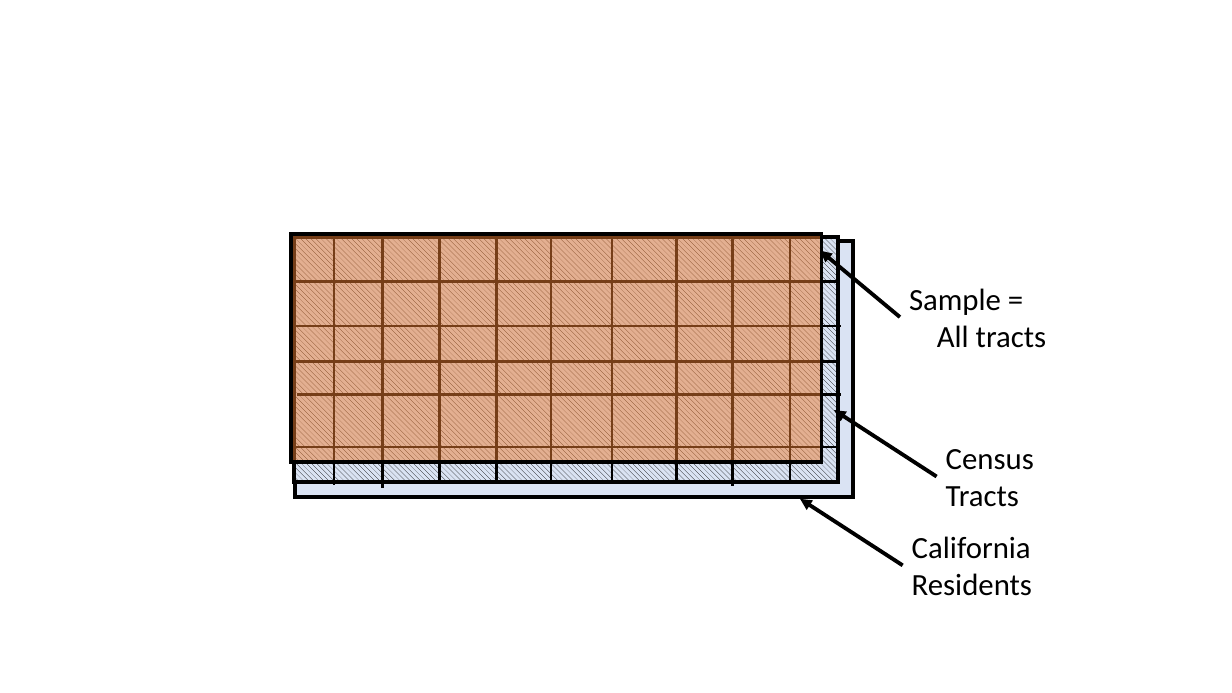
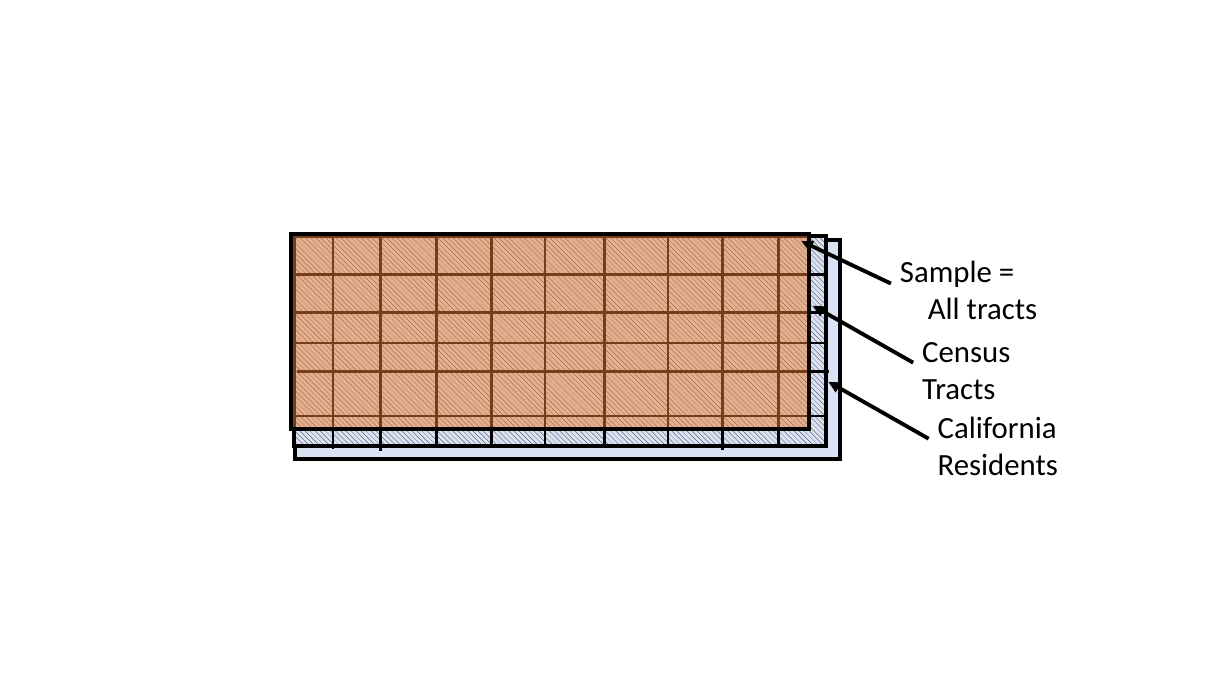
Before and after one commit to DS-100/textbook, a slide deck: slide 4 of content/ch/02/figures/ConstructDesignsRe tangles.pptx. Drawn at 1232x693 pixels with LibreOffice and Linux fonts; fonts in the diff are those of the drawing. Boxes give left, top, right and bottom in pixels: in the first picture for what was removed or moved away, otherwise in the second. Text is boxed around its words. In the diff, an @@ line names an element or a change of style, - is before the commit and + after.

```diff
--- a/content/ch/02/figures/ConstructDesignsRe tangles.pptx
+++ b/content/ch/02/figures/ConstructDesignsRe tangles.pptx
@@ rectangle: place and size @@
-rectangle at bbox=[291, 234, 822, 462]
+rectangle at bbox=[291, 234, 810, 429]
@@ rectangle: place and size @@
-rectangle at bbox=[294, 237, 838, 482]
+rectangle at bbox=[294, 237, 826, 446]
@@ line moved from (335, 236) - (335, 485) to (334, 236) - (334, 449) @@
@@ line moved from (383, 238) - (383, 488) to (381, 238) - (381, 451) @@
@@ line moved from (440, 234) - (440, 483) to (436, 234) - (436, 447) @@
@@ line moved from (496, 235) - (496, 484) to (492, 235) - (492, 448) @@
@@ line moved from (551, 235) - (551, 484) to (545, 235) - (545, 448) @@
@@ line moved from (612, 234) - (612, 483) to (604, 234) - (604, 447) @@
@@ line moved from (677, 233) - (677, 482) to (668, 233) - (668, 446) @@
@@ line moved from (733, 237) - (733, 486) to (723, 237) - (723, 450) @@
@@ line moved from (790, 234) - (790, 482) to (778, 233) - (778, 446) @@
@@ rectangle: place and size @@
-rectangle at bbox=[295, 241, 853, 497]
+rectangle at bbox=[295, 240, 841, 459]
@@ arrow moved from (900, 317) - (821, 250) to (891, 284) - (801, 241) @@
@@ text "Sample =": place and size @@
-text "Sample =" at bbox=[909, 288, 1046, 348]
+text "Sample =" at bbox=[900, 260, 1037, 320]
@@ line moved from (294, 282) - (838, 282) to (294, 274) - (825, 274) @@
@@ line moved from (297, 326) - (841, 326) to (297, 312) - (828, 312) @@
@@ arrow moved from (937, 477) - (835, 410) to (913, 363) - (813, 306) @@
@@ text "Census Tracts": place and size @@
-text "Census Tracts" at bbox=[946, 449, 1034, 507]
+text "Census Tracts" at bbox=[922, 342, 1010, 400]
@@ line moved from (296, 361) - (840, 361) to (296, 343) - (827, 343) @@
@@ line moved from (297, 395) - (841, 395) to (297, 372) - (829, 372) @@
@@ arrow moved from (903, 566) - (800, 499) to (929, 439) - (829, 382) @@
@@ line moved from (293, 447) - (837, 447) to (293, 416) - (825, 416) @@
@@ text "California Residents": place and size @@
-text "California Residents" at bbox=[912, 536, 1032, 596]
+text "California Residents" at bbox=[938, 416, 1058, 476]
```
Also in this commit, not shown: 4 other slides changed, 11 other files.
